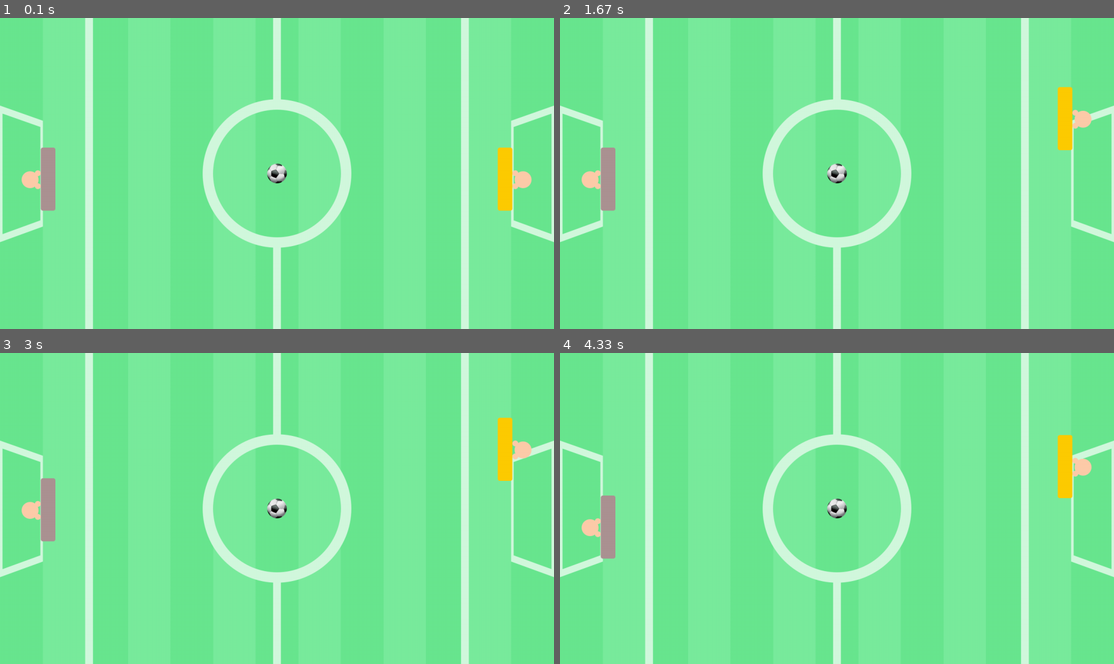
Above: before the commit, frames 1-4 (two rows, left to right).
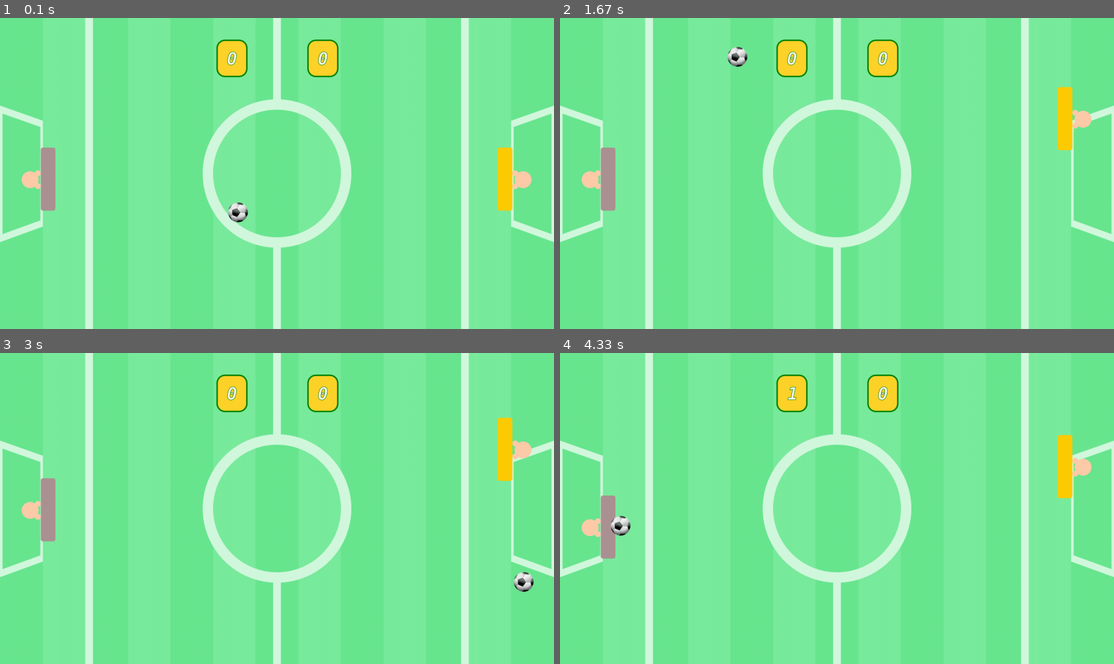
Above: after the commit, the same moments.

Repository: antonio24073/pygame-projects
Game: pygame game, started from 03.oop/main.py
Two runs of this game, one before a commit and one after it. Both use one fixed random seed, a clock stepped at 60 frames per second and the inputs below.
Inputs:
- Up to frame 1 (0.1 s): no input
- Up to frame 2 (1.67 s): hold Up 0.33-0.8 s; hold Down 0.83-1.13 s; hold S 0.83-1.13 s; hold Up 1.17-1.53 s; hold W 1.17-1.53 s; hold Down from 1.57 s (still down); hold S from 1.57 s (still down)
- Up to frame 3 (3 s): release Down at 1.93 s; release S at 1.93 s; hold Up 1.97-2.27 s; hold W 1.97-2.27 s; hold Down 2.3-2.6 s; hold S 2.3-2.6 s; hold Up from 2.63 s (still down); hold W from 2.63 s (still down)
- Up to frame 4 (4.33 s): release Up at 3 s; release W at 3 s; hold Down 3.03-3.4 s; hold S 3.03-3.4 s; hold Up 3.43-3.73 s; hold W 3.43-3.73 s; hold Down 3.77-4.07 s; hold S 3.77-4.07 s; hold Up from 4.1 s (still down); hold W from 4.1 s (still down)

The runs differ from the first frame. In frame 1, 1.7% of the frame differs, in the area x 39-62%, y 6-66%; in frame 2, 1.7%, in the area x 30-62%, y 6-54%; in frame 3, 1.7%; in frame 4, 1.7%.

Commit message:
Placar e Final

Diff:
--- a/02.futeblopong/main.py
+++ b/02.futeblopong/main.py
@@ -120,7 +120,7 @@
         move_ball()
 
     else:
-    window.blit(win, (300, 330))
+        window.blit(win, (300, 330))
 
 
 loop = True
--- a/03.oop/ball.py
+++ b/03.oop/ball.py
@@ -2,14 +2,14 @@
 
 
 class Ball(Image):
-    def __init__(self,  image, x=617, y=337):
-        super().__init__( image, x, y)
+    def __init__(self, image, x=617, y=337):
+        super().__init__(image, x, y)
         self.move_up = False
         self.move_down = False
-        self.dir_x = -10
-        self.dir_y = 8
+        self.dir_x = -5
+        self.dir_y = 5
 
-    def move(self, player1, player2):
+    def move(self, player1, player2, score1, score2):
         self.rect[0] += self.dir_x
         self.rect[1] += self.dir_y
 
@@ -31,11 +31,7 @@
         elif self.rect[1] <= 40:
             self.dir_y *= -1
 
-        # # teste fazer a bola rebater se passar do goleiro
-        # if self.rect[0] < 0:
-        #     self.dir_x *= -1
-        # if self.rect[0] > 1280:
-        #     self.dir_x *= -1
+        keep_runing = True
 
         if self.rect[0] < -50:  # caso jogador um perder
             self.rect[0] = 617
@@ -43,9 +39,19 @@
             self.dir_y *= -1  # inverter lado da bola ao reiniciar
             self.dir_x *= -1  # inverter lado da bola ao reiniciar
             player2.score += 1
+            if player2.score in range(10):
+                score2.update_image("assets/score/%s.png" % player2.score)
+            else:
+                keep_runing = False
         elif self.rect[0] > 1320:  # caso jogador dois perder
             self.rect[0] = 617
             self.rect[1] = 337
             self.dir_y *= -1
             self.dir_x *= -1
             player1.score += 1
+            if player1.score in range(10):
+                score1.update_image("assets/score/%s.png" % player1.score)
+            else:
+                keep_runing = False
+
+        return keep_runing
--- a/03.oop/game.py
+++ b/03.oop/game.py
@@ -2,24 +2,40 @@
 from image import Image
 from player import Player
 from ball import Ball
+from score import Score
 
 
 class Game:
     def __init__(self):
+
         self.window = Window(1280, 720, "Pong Football")
-        self.bg = Image( "assets/field.png", 0, 0)
+
+
+        self.bg = Image("assets/field.png", 0, 0)
         self.window.add_item_to_draw(self.bg)
+        self.window.add_item_to_draw_win(self.bg)
 
-        self.player1 = Player( "assets/player1.png", 50, 300, 1)
+        self.player1 = Player("assets/player1.png", 50, 300, 1)
         self.window.add_item_to_draw(self.player1)
 
-        self.player2 = Player( "assets/player2.png", 1150, 300, 2)
+        self.player2 = Player("assets/player2.png", 1150, 300, 2)
         self.window.add_item_to_draw(self.player2)
 
         self.ball = Ball("assets/ball.png", 617, 337)
         self.window.add_item_to_draw(self.ball)
 
+        self.score1 = Score("assets/score/0.png", 500, 50)
+        self.window.add_item_to_draw(self.score1)
+
+        self.score2 = Score("assets/score/0.png", 710, 50)
+        self.window.add_item_to_draw(self.score2)
+
+        self.win = Image("assets/win.png", 300, 330)
+        self.window.add_item_to_draw_win(self.win)
+
         self.window.set_move_function(self.move_function)
+
+
         self.window.update()
 
     def move_function(self, item):
@@ -28,3 +44,7 @@
                 item.move(self.window.player1_moveup, self.window.player1_movedown)
             elif item.player == 2:
                 item.move(self.window.player2_moveup, self.window.player2_movedown)
+        if isinstance(item, Ball):
+            self.window.is_running(
+                item.move(self.player1, self.player2, self.score1, self.score2)
+            )
--- a/03.oop/image.py
+++ b/03.oop/image.py
@@ -3,7 +3,7 @@
 
 class Image:
     def __init__(self, image, x, y):
-        self.image = pygame.image.load(image)
+        self.update_image(image)
         self.rect = self.image.get_rect()
         # self.rect = [posX,posY,tamX,tamY]
         self.rect[0] = x
@@ -11,3 +11,7 @@
 
     def move(self):
        pass
+
+
+    def update_image(self, path):
+        self.image = pygame.image.load(path)
--- a/03.oop/player.py
+++ b/03.oop/player.py
@@ -29,5 +29,3 @@
             self.rect[1] = 0
         elif self.rect[1] >= 575:
             self.rect[1] = 575
-    def update_score(self):
-        pygame.image.load("assets/score/" + str(player2.score) + ".png")
--- a/03.oop/score.py
+++ b/03.oop/score.py
@@ -2,6 +2,5 @@
 
 
 class Score(Image):
-    def __init__(self, window, image, x, y):
-        super().__init__(window, image, x, y)
-        self.current = 0
+    def __init__(self, image, x, y):
+        super().__init__(image, x, y)
--- a/03.oop/window.py
+++ b/03.oop/window.py
@@ -11,7 +11,10 @@
         self.loop = True
 
         self.items_to_draw = []
+        self.items_to_draw_win = []
         self.init_commands()
+
+        self.running = True
 
     def init_commands(self):
 
@@ -30,6 +33,13 @@
 
     def draw(self):
         for item in self.items_to_draw:
+            self.window.blit(item.image, (item.rect[0], item.rect[1]))
+
+    def add_item_to_draw_win(self, item):
+        self.items_to_draw_win.append(item)
+
+    def draw_win(self):
+        for item in self.items_to_draw_win:
             self.window.blit(item.image, (item.rect[0], item.rect[1]))
 
     def move(self):
@@ -69,9 +79,24 @@
                 if events.key == pygame.K_DOWN:
                     self.player2_movedown = False
 
+    def set_score1(self, score1):
+        self.score1 = score1
+
+    def set_score2(self, score2):
+        self.score2 = score2
+
+    def is_running(self, running):
+        self.running = running
+
     def update(self):
         while self.loop:
-            self.draw()
-            self.move()
-            self.events()
-            pygame.display.update()
+            if self.running:
+                self.draw()
+                self.move()
+                self.events()
+                pygame.display.update()
+            else:
+                self.draw_win()
+                pygame.display.update()
+                pygame.time.wait(5000)
+                break
